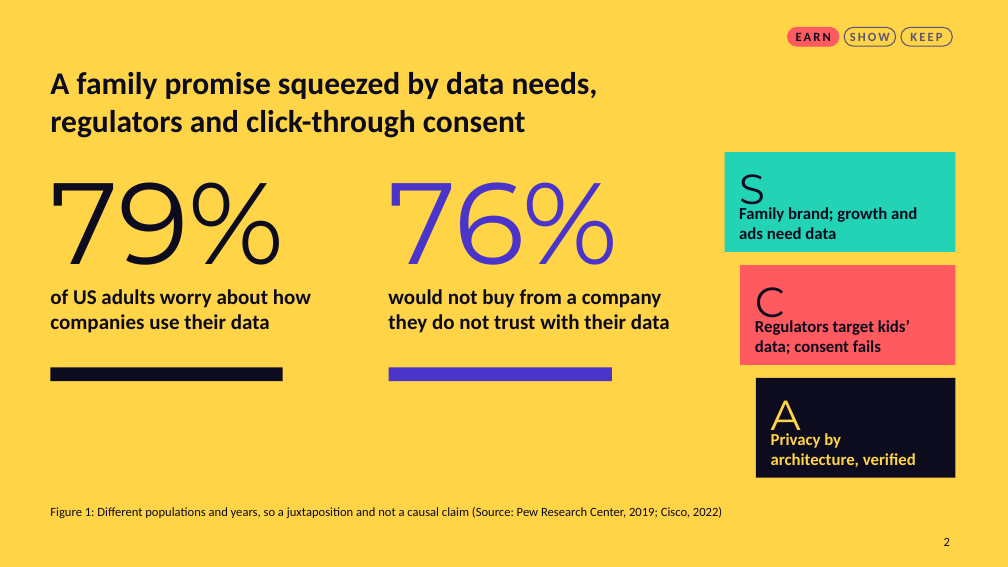
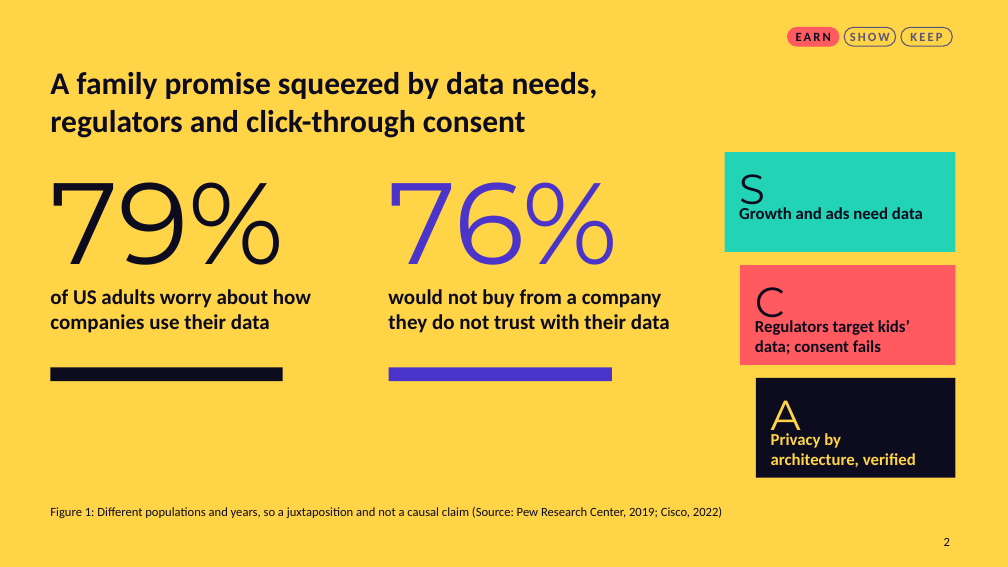
Before and after one commit to karanrg22-svg/skill, a slide deck: slide 2 of output/B_Creative_Visual.pptx. Drawn at 1008x567 pixels with LibreOffice and Linux fonts; fonts in the diff are those of the drawing. Boxes give left, top, right and bottom in pixels: in the first picture for what was removed or moved away, otherwise in the second. Text is boxed around its words. In the diff, an @@ line names an element or a change of style, - is before the commit and + after.

```diff
--- a/output/B_Creative_Visual.pptx
+++ b/output/B_Creative_Visual.pptx
@@ text at (739,207,923,219): text changed @@
-Family brand; growth and ads need data
+Growth and ads need data
```
Also in this commit, not shown: 5 other slides changed.
